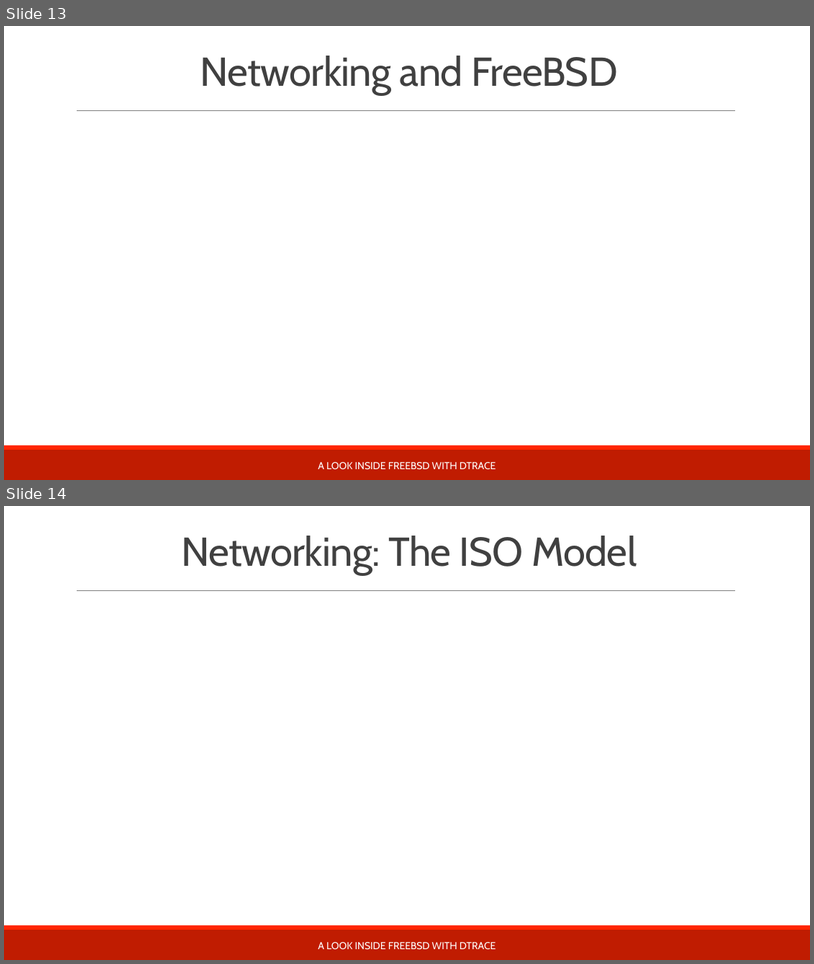
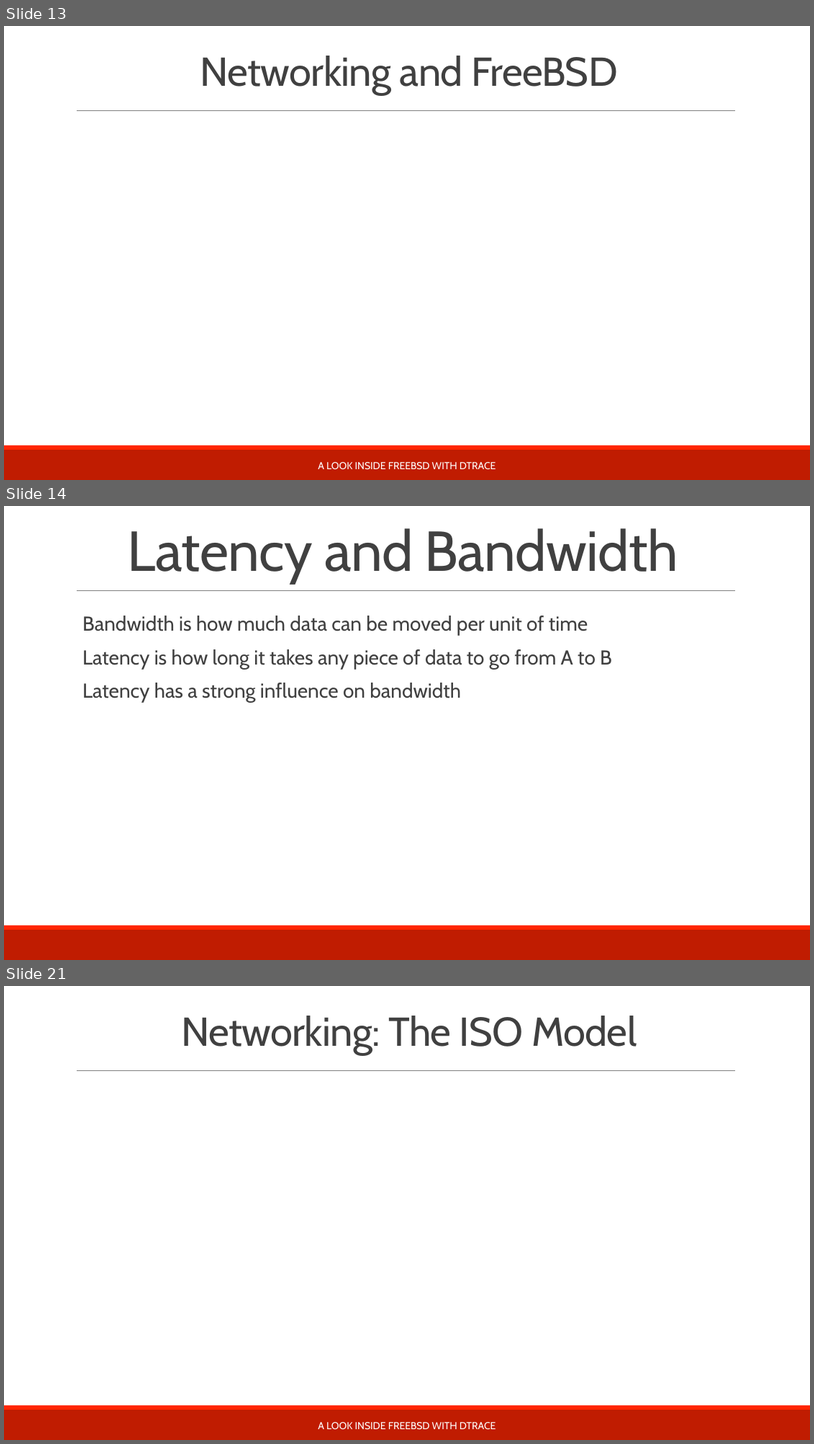
Before and after one commit to teachbsd/course, a slide deck: undergraduate/lectures/lecture3-communication.pptx. Shown one above the other, each under a label of ours: slides 13 and 14 before the commit, slides 13, 14 and 21 after it; the slides between them are not shown. The pictures are 814x964 and 814x1444 pixels, drawn with LibreOffice and Linux fonts; fonts in the diff are those of the drawing; background and template pictures are left out. Boxes give left, top, right and bottom in pixels: in the first picture for what was removed or moved away, otherwise in the second. Text is boxed around its words. In the diff, an @@ line names an element or a change of style, - is before the commit and + after.

Commit message:
Update lectures with correct titles. Add outline of latency discussion to communication lecture

```diff
--- a/undergraduate/lectures/lecture3-communication.pptx
+++ b/undergraduate/lectures/lecture3-communication.pptx
@@ slide 14 added at [4,506,810,960], background #FFFFFF; not listed: 3 template elements that a slide beside it also shows @@
@@ title added at [128,528,679,583], 67 pt, text #404040 @@
+Latency and Bandwidth
@@ text added at [82,615,612,703], 24 pt, text #404040 @@
+  Bandwidth is how much data can be moved per unit of time
+  Latency is how long it takes any piece of data to go from A to B
+  Latency has a strong influence on bandwidth
@@ what was slide 14 is now slide 21 @@
```
Also in this commit, not shown: 1 slide changed, 6 other slides added, 1 other file.
